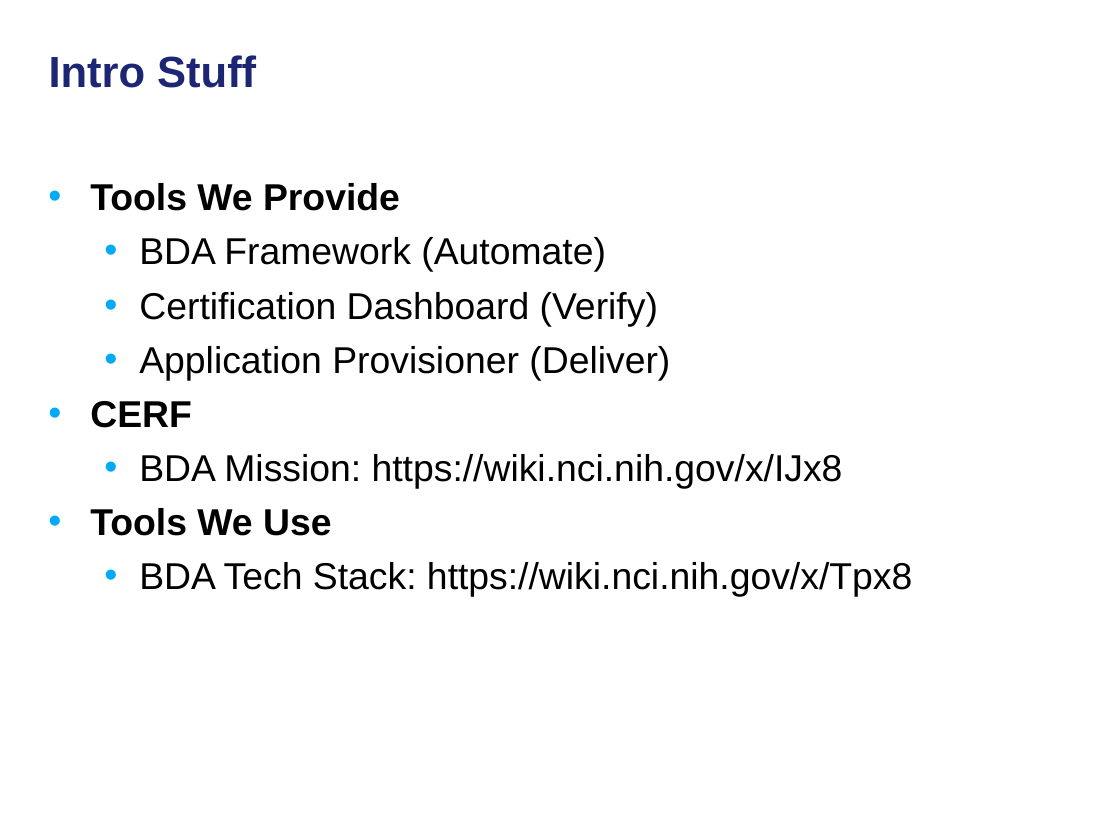
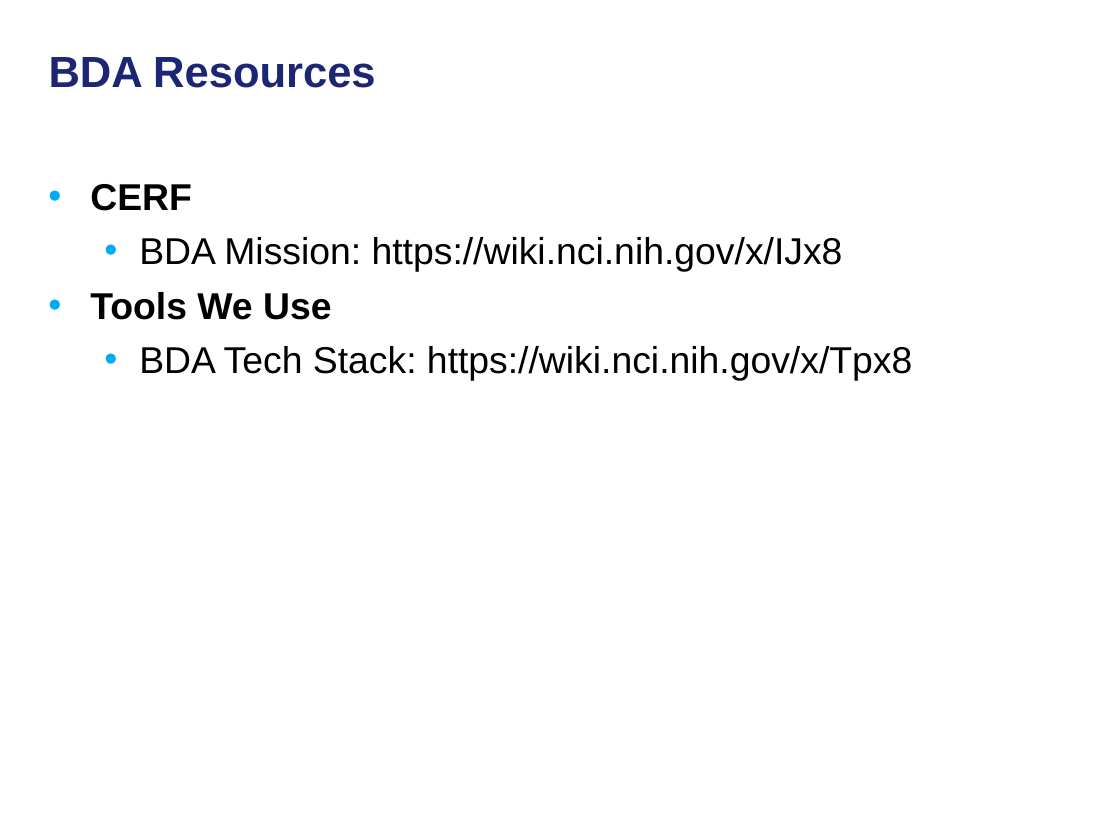
Before and after one commit to NCIP/automation, a slide deck: slide 4 of docs/continuous-delivery-caehr.ppt (slide 3 before the commit). Drawn at 1120x840 pixels with LibreOffice and Linux fonts; fonts in the diff are those of the drawing; background and template pictures are left out. Boxes give left, top, right and bottom in pixels: in the first picture for what was removed or moved away, otherwise in the second. Text is boxed around its words. In the diff, an @@ line names an element or a change of style, - is before the commit and + after.

```diff
--- a/docs/continuous-delivery-caehr.ppt
+++ b/docs/continuous-delivery-caehr.ppt
@@ title at <box>49,57,375,88</box>: text changed @@
-Intro Stuff
+BDA Resources
@@ text at <box>90,183,670,380</box>: paragraphs removed @@
-• Tools We Provide
-  • BDA Framework (Automate)
-  • Certification Dashboard (Verify)
-  • Application Provisioner (Deliver)
```
Also in this commit, not shown: 16 other slides changed, 3 slides added.
